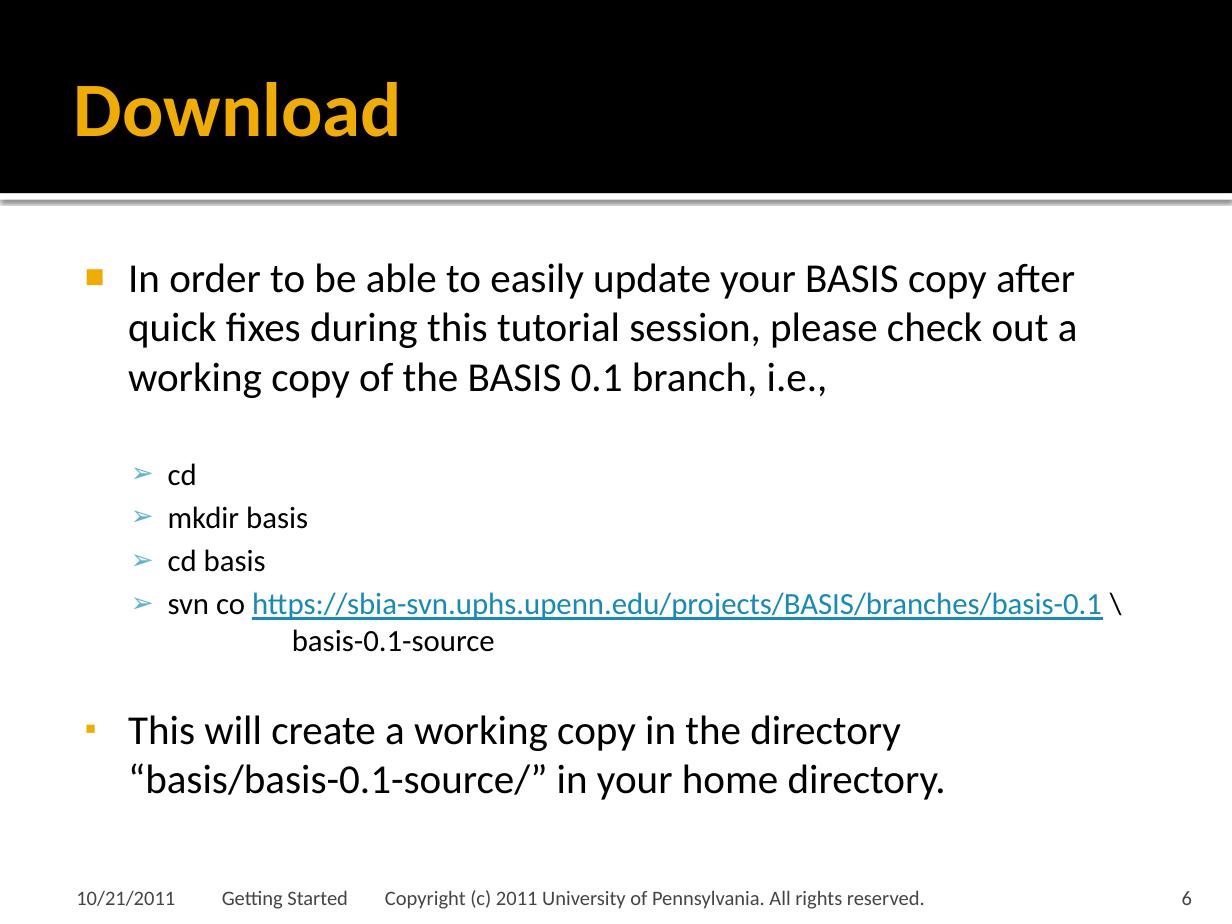
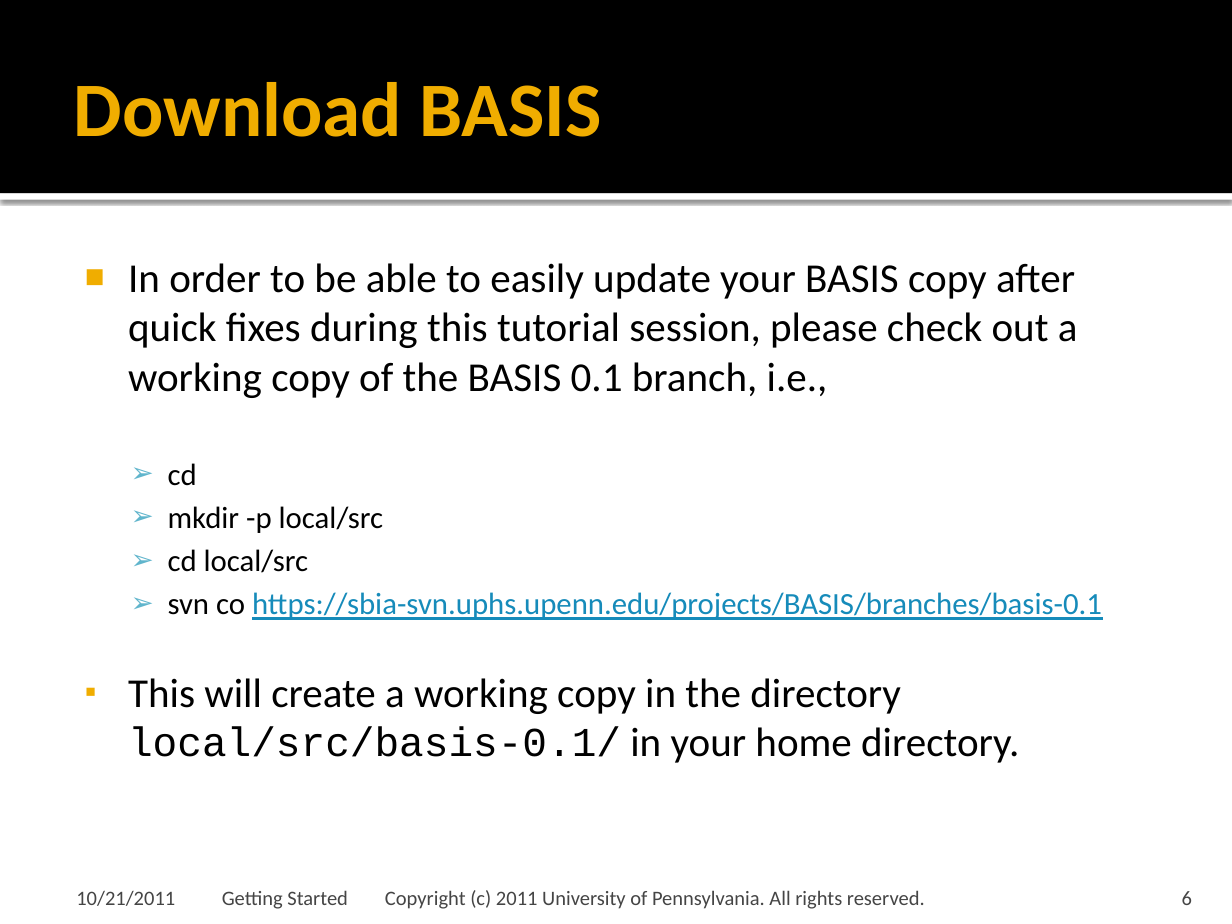
Before and after one commit to cmake-basis/legacy, a slide deck: slide 6 of doc/tutorials/02 Getting Started.pptx. Drawn at 1232x924 pixels with LibreOffice and Linux fonts; fonts in the diff are those of the drawing; background and template pictures are left out. Boxes give left, top, right and bottom in pixels: in the first picture for what was removed or moved away, otherwise in the second. Text is boxed around its words. In the diff, an @@ line names an element or a change of style, - is before the commit and + after.

Commit message:
Added source files used in Getting Started tutorial and updated tutorial.

```diff
--- a/doc/tutorials/02 Getting Started.pptx
+++ b/doc/tutorials/02 Getting Started.pptx
@@ title at [74, 82, 601, 137]: text changed @@
-Download
+Download BASIS
@@ text at [128, 506, 1102, 763]: text changed @@
-  ➢ mkdir basis
-  ➢ cd basis
-  ➢ svn co https://sbia-svn.uphs.upenn.edu/projects/BASIS/branches/basis-0.1 \
-    basis-0.1-source
-▪ This will create a working copy in the directory “basis/basis-0.1-source/” in your home directory.
+  ➢ mkdir -p local/src
+  ➢ cd local/src
+  ➢ svn co https://sbia-svn.uphs.upenn.edu/projects/BASIS/branches/basis-0.1
+▪ This will create a working copy in the directory local/src/basis-0.1/ in your home directory.
```
Also in this commit, not shown: 11 other slides changed, 10 slides added.
